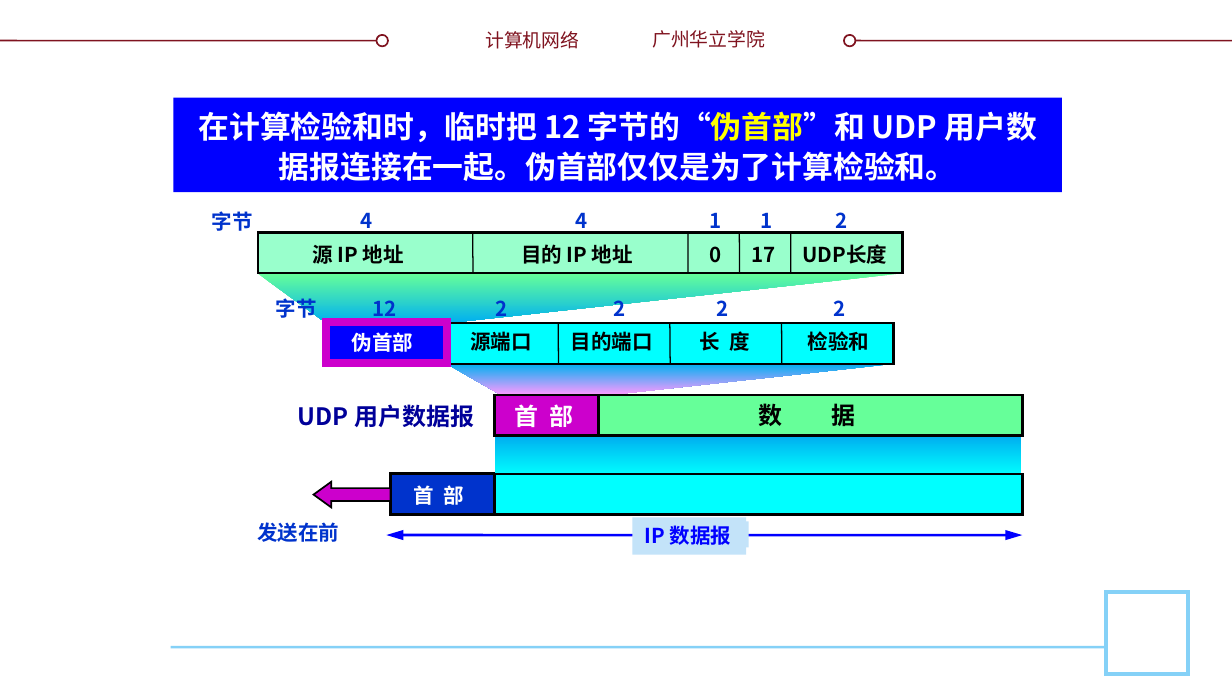
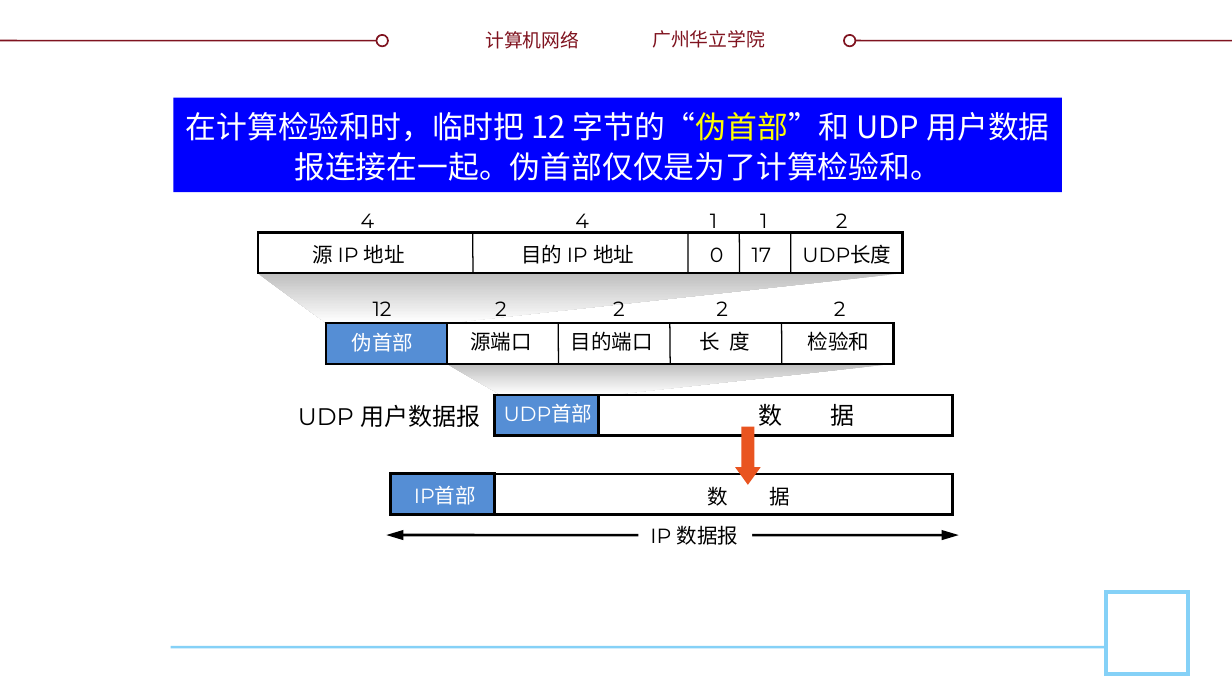
Before and after one commit to glplaman/glplaman.github.io, a slide deck: slide 35 of network/ppt/chap5.pptx (slide 34 before the commit). Drawn at 1232x693 pixels with LibreOffice and Linux fonts; fonts in the diff are those of the drawing; background and template pictures are left out. Boxes give left, top, right and bottom in pixels: in the first picture for what was removed or moved away, otherwise in the second. Text is boxed around its words. In the diff, an @@ line names an element or a change of style, - is before the commit and + after.

```diff
--- a/network/ppt/chap5.pptx
+++ b/network/ppt/chap5.pptx
@@ rectangle "在计算检验和时，临时把 12 字节的“伪首部”和 UDP 用户数据报连接在一起。伪首部仅仅是为了计算检验和。" at <box>174,97,1062,192</box>: bold off @@
@@ text removed at <box>212,211,253,231</box> @@
-字节
@@ rectangle at <box>257,233,902,274</box>: fill #99FFCC to none @@
@@ font Noto Sans CJK SC to Montserrat, bold off in 12 elements at <box>352,333,414,352</box>, <box>470,331,532,351</box>, <box>571,331,653,351</box>, <box>700,332,750,351</box>, <box>808,331,870,351</box>, <box>313,244,405,264</box>, <box>521,244,634,264</box>, <box>710,247,724,262</box>, <box>802,245,891,264</box>, <box>758,404,854,426</box>, <box>707,486,790,506</box>, <box>752,247,771,262</box> @@
@@ freeform shape at <box>257,274,903,324</box>: fill gradient #66FF99 to #00B0F0 to gradient #BFBFBF to #FFFFFF @@
@@ text removed at <box>276,295,317,321</box> @@
-字节
@@ font Noto Sans CJK SC to Montserrat, text colour #0033CC to #000000, bold off in 10 elements at <box>361,213,375,233</box>, <box>575,213,589,233</box>, <box>836,213,848,233</box>, <box>495,301,507,316</box>, <box>613,301,625,316</box>, <box>716,301,728,316</box>, <box>834,301,846,316</box>, <box>710,213,717,233</box>, <box>760,213,767,233</box>, <box>373,301,392,316</box> @@
@@ freeform shape at <box>326,323,447,363</box>: fill #0000FF to #558ED5; outline #000000 1.5 pt dashed to #000000 1.5 pt @@
@@ rectangle removed at <box>326,322,447,362</box> @@
@@ rectangle at <box>446,323,893,363</box>: fill #00FFFF to none @@
@@ freeform shape at <box>446,363,893,394</box>: fill gradient #00B0F0 to #FF99FF to gradient #BFBFBF to #FFFFFF @@
@@ text "UDP 用户数据报" at <box>298,405,480,427</box>: font Noto Sans CJK SC to Montserrat, text colour #000099 to #000000, bold off @@
@@ rectangle at <box>494,395,599,436</box>: fill #CC00CC to #558ED5 @@
@@ text at <box>504,404,593,423</box>: text changed; size 14 to 12 pt; font Noto Sans CJK SC to Montserrat; bold off @@
-首 部
+UDP首部
@@ rectangle: place and size @@
-rectangle at <box>599,395,1023,436</box>
+rectangle at <box>599,395,952,436</box>
@@ rectangle at <box>599,395,952,436</box>: fill #66FF99 to none @@
@@ rectangle removed at <box>495,436,1021,474</box> @@
@@ left arrow added at <box>734,426,760,484</box>, fill #E95420 @@
@@ rectangle at <box>391,474,494,515</box>: fill #0033CC to #558ED5 @@
@@ rectangle at <box>494,474,952,515</box>: fill #00FFFF to none @@
@@ rectangle: place and size @@
-rectangle at <box>494,474,1021,515</box>
+rectangle at <box>494,474,952,515</box>
@@ left arrow removed at <box>313,482,389,508</box> @@
@@ text at <box>414,486,476,505</box>: text changed; font Noto Sans CJK SC to Montserrat; bold off @@
-首 部
+IP首部
@@ text removed at <box>257,522,339,542</box> @@
-发送在前
@@ double arrow moved from (387, 535) - (1023, 535) to (387, 535) - (958, 535) @@
@@ double arrow (387, 535) - (958, 535): stroke #0000FF 1.5 pt to #000000 1.5 pt @@
@@ rectangle removed at <box>636,521,749,547</box> @@
@@ text "IP 数据报": place and size @@
-text "IP 数据报" at <box>632,517,745,554</box>
+text "IP 数据报" at <box>650,525,739,545</box>
@@ text "IP 数据报" at <box>650,525,739,545</box>: font Noto Sans CJK SC to Montserrat, text colour #0000FF to #000000, bold off; fill #C3E3F9 to none @@
```
Also in this commit, not shown: 1 other slide changed, 2 slides added, 7 other files.
